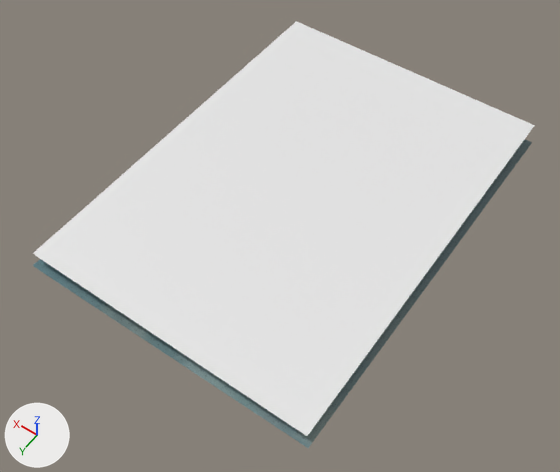
One commit to the glTF model eloria-assets/maps/continent-v2/pinebrow/client/chunks/11_13/world.glb: the scene before it, then after it.
Camera for both pictures: a camera (50 mm lens) standing at (67.0, -178.3, 129.5) and looking at (129.5, -265.7, -8.0). Lighting does not change. The marker at lower left points along +X, +Y and +Z. The older version comes first. Where no turn or scale is listed for an object, it has been applied to the vertices. Vertices at exactly the same position are counted once.

Names of what the first picture shows: 'AuthoredGround_pinebrowBase_pinebrow_11_13', 'Terrain_pinebrow_11_13', 'Water_pinebrow_11_13'.
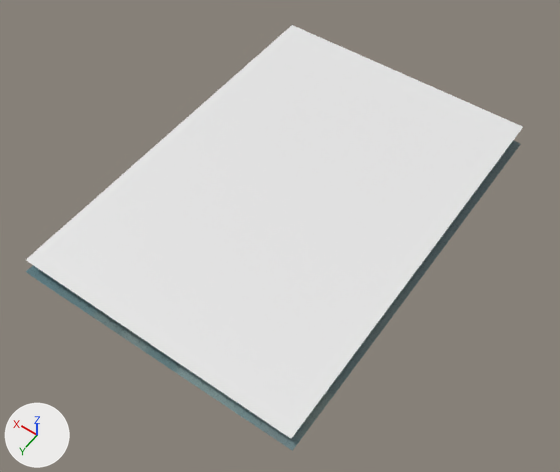
Boxes [x1, y1, x2, y2] around the edits, measured in the pictures (560 x 472 px):
'Water_pinebrow_11_13', reshaped
    before: [33, 21, 535, 436]
    after: [26, 25, 523, 438]
'Terrain_pinebrow_11_13', reshaped (mostly hidden)
    before: [33, 143, 531, 448]
    after: [27, 144, 520, 451]
'AuthoredGround_pinebrowBase_pinebrow_11_13', reshaped (mostly hidden)
    before: [34, 139, 532, 442]
    after: [26, 137, 520, 445]
part 1 of me_terrain_pinebrow_11_13, reshaped
    before: [299, 143, 531, 448]
    after: [27, 270, 299, 451]
part 3 of me_authoredground_pinebrowbase_pinebrow_11_13, reshaped
    before: [299, 139, 532, 442]
    after: [26, 265, 298, 445]

The change, as a diff of the scene's bpy script:
```diff
--- a/eloria-assets/maps/continent-v2/pinebrow/client/chunks/11_13/world.glb.py
+++ b/eloria-assets/maps/continent-v2/pinebrow/client/chunks/11_13/world.glb.py
@@ me_terrain_pinebrow_11_13 @@
 # used by ob_terrain_pinebrow_11_13; location = (-734.0, 7931.0, 0.0)
-me_terrain_pinebrow_11_13.from_pydata(...)  # 1764 vertices, 3360 faces; spans x 829.0..899.0, y -8253.0..-8157.0, z -4.9..-1.9
+me_terrain_pinebrow_11_13.from_pydata(...)  # 1715 vertices, 3264 faces; spans x 831.0..899.0, y -8251.0..-8155.0, z -4.9..-1.9
+# me_terrain_pinebrow_11_13 part 1
+# 83 vertices are removed from x 829.0..899.0, y -8253.0..-8159.0, z -4.9..-1.9
+# 164 faces are deleted
+# 1 vertex moves from x 829.0, y -8157.0, z -1.9 to x 831.0, y -8155.0, z -1.9
+# 29 new vertices lie (2.0, 2.0, 0.0) away from vertices in x 831.0..891.0, y -8157.0, z -3.1..-1.9
+# 5 new vertices lie (2.0, 2.0, 0.1) away from vertices in x 833.0..897.0, y -8157.0, z -3.2..-2.0
+# 68 new faces join them
 me_terrain_pinebrow_11_13.materials.append(mat_continental_ground)
@@ me_water_pinebrow_11_13 @@
 # used by ob_water_pinebrow_11_13; location = (-734.0, 7931.0, 0.0)
-me_water_pinebrow_11_13.from_pydata(...)  # 4 vertices, 2 faces; spans x 830.0..899.0, y -8254.0..-8158.0, z 0.0
-me_water_pinebrow_11_13.vertices[0].co = (899.0, -8158.0, 0.0)  # pixel (32, 253)
-me_water_pinebrow_11_13.vertices[1].co = (830.0, -8158.0, 0.0)  # pixel (307, 436)
-me_water_pinebrow_11_13.vertices[2].co = (830.0, -8254.0, 0.0)  # pixel (534, 125)
-me_water_pinebrow_11_13.vertices[3].co = (899.0, -8254.0, 0.0)  # pixel (296, 21)
+me_water_pinebrow_11_13.from_pydata(...)  # 4 vertices, 2 faces; spans x 832.0..899.0, y -8252.0..-8156.0, z 0.0
+# me_water_pinebrow_11_13 part 2
+me_water_pinebrow_11_13.vertices[0].co = (899.0, -8156.0, 0.0)  # pixel (25, 259)
+me_water_pinebrow_11_13.vertices[1].co = (832.0, -8156.0, 0.0)  # pixel (291, 438)
+me_water_pinebrow_11_13.vertices[2].co = (832.0, -8252.0, 0.0)  # pixel (523, 126)
+me_water_pinebrow_11_13.vertices[3].co = (899.0, -8252.0, 0.0)  # pixel (292, 25)
 me_water_pinebrow_11_13.materials.append(mat_water_sea)
@@ me_authoredground_pinebrowbase_pinebrow_11_13 @@
 # used by ob_authoredground_pinebrowbase_pinebrow_11_13; location = (-734.0, 7931.0, 0.0)
-me_authoredground_pinebrowbase_pinebrow_11_13.from_pydata(...)  # 1797 vertices, 3312 faces; spans x 829.0..899.0, y -8255.0..-8157.0, z -4.9..-1.9
+me_authoredground_pinebrowbase_pinebrow_11_13.from_pydata(...)  # 1747 vertices, 3216 faces; spans x 831.0..899.0, y -8253.0..-8155.0, z -4.9..-1.9
+# me_authoredground_pinebrowbase_pinebrow_11_13 part 3
+# 84 vertices are removed from x 829.0..899.0, y -8255.0..-8159.0, z -4.9..-1.9
+# 163 faces are deleted
+# 4 vertices are added at (835.0, -8155.0, -1.9), (885.0, -8155.0, -2.9), (897.0, -8155.0, -3.1), (899.0, -8155.0, -3.1)
+# 30 new vertices lie (2.0, 2.0, 0.0) away from vertices in x 831.0..893.0, y -8157.0, z -3.1..-1.9
+# 67 new faces join them
 me_authoredground_pinebrowbase_pinebrow_11_13.materials.append(mat_authored_pinebrowbase)
```
